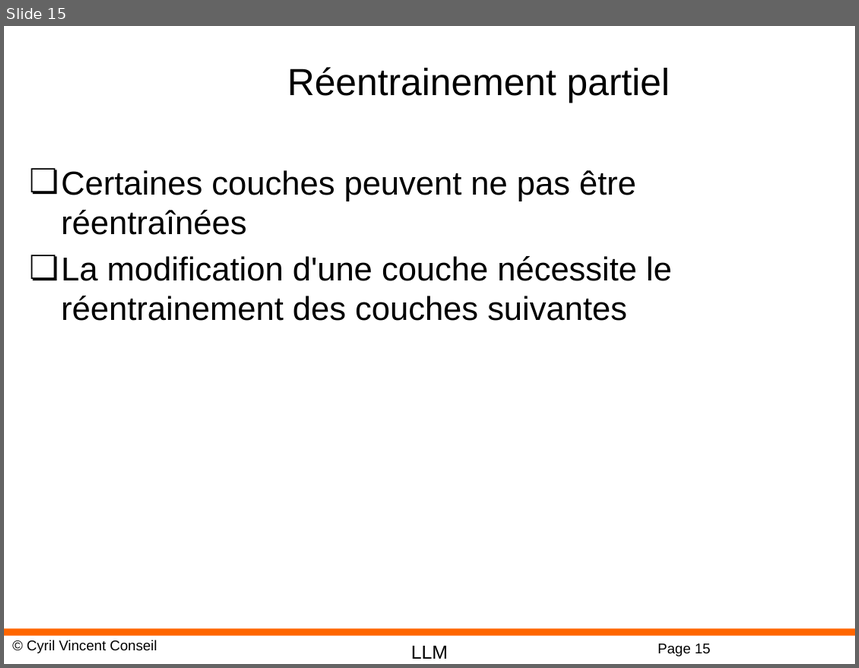
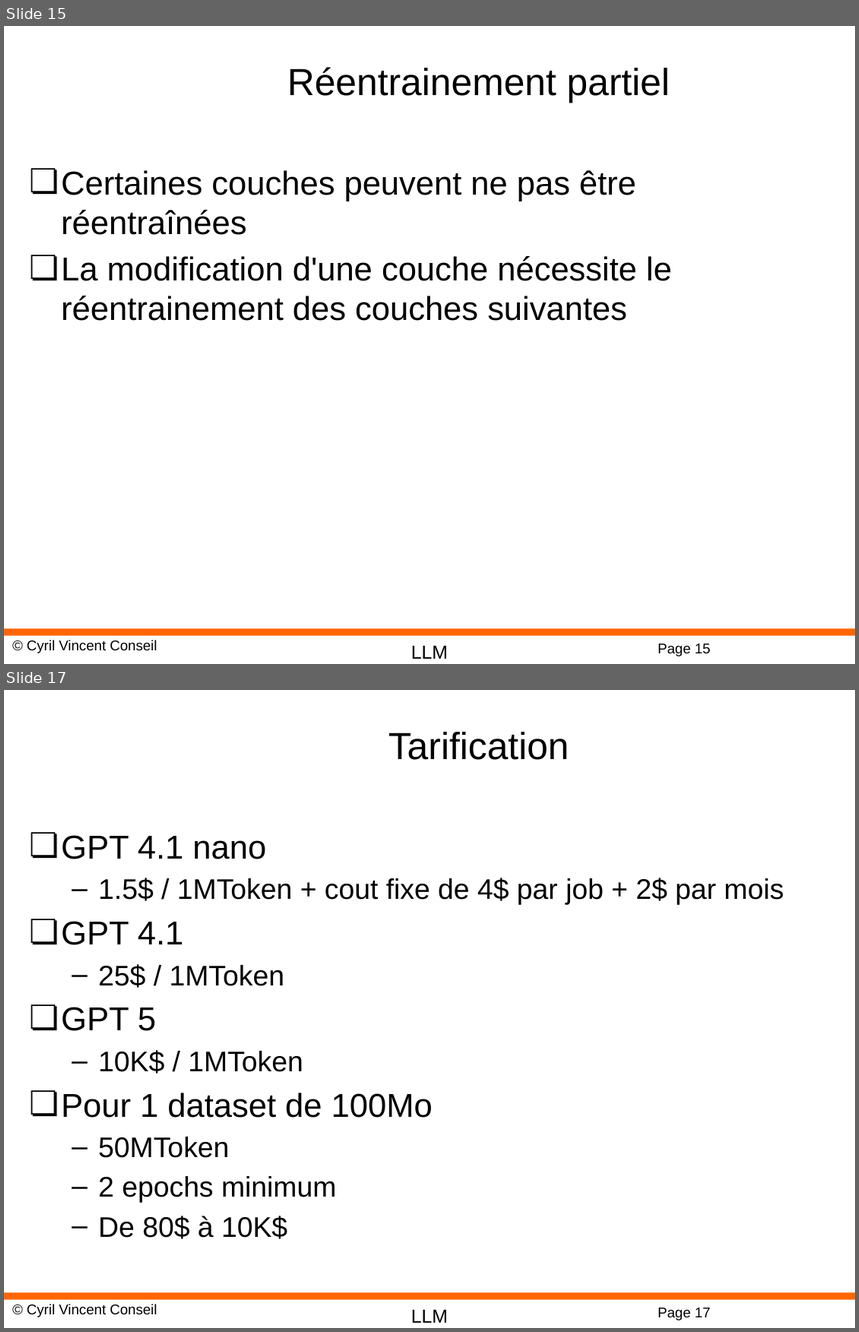
Before and after one commit to cyrilvincent/rag, a slide deck: ppt/RAG13-FineTuning.pptx. Shown one above the other, each under a label of ours: slide 15 before the commit, slides 15 and 17 after it; the slides between them are not shown. The pictures are 859x668 and 859x1332 pixels, drawn with LibreOffice and Linux fonts; fonts in the diff are those of the drawing; background and template pictures are left out. Boxes give left, top, right and bottom in pixels: in the first picture for what was removed or moved away, otherwise in the second. Text is boxed around its words. In the diff, an @@ line names an element or a change of style, - is before the commit and + after.

```diff
--- a/ppt/RAG13-FineTuning.pptx
+++ b/ppt/RAG13-FineTuning.pptx
@@ slide 17 added at (x1=4, y1=690, x2=855, y2=1328), background #FFFFFF; not listed: 4 template elements that a slide beside it also shows @@
@@ title added at (x1=389, y1=732, x2=569, y2=760), 32 pt, text #000000 @@
+Tarification
@@ text added at (x1=61, y1=835, x2=785, y2=1239), 24 pt, text #000000 @@
+❏ GPT 4.1 nano
+  – 1.5$ / 1MToken + cout fixe de 4$ par job + 2$ par mois
+❏ GPT 4.1
+  – 25$ / 1MToken
+❏ GPT 5
+  – 10K$ / 1MToken
+❏ Pour 1 dataset de 100Mo
+  – 50MToken
+  – 2 epochs minimum
+  – De 80$ à 10K$
```
Also in this commit, not shown: 8 other slides added, 34 other files.
